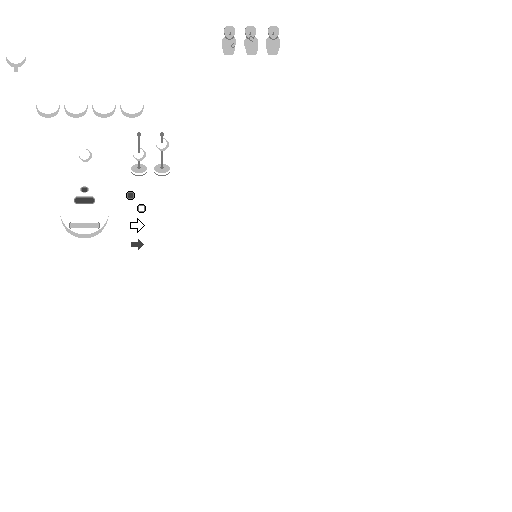
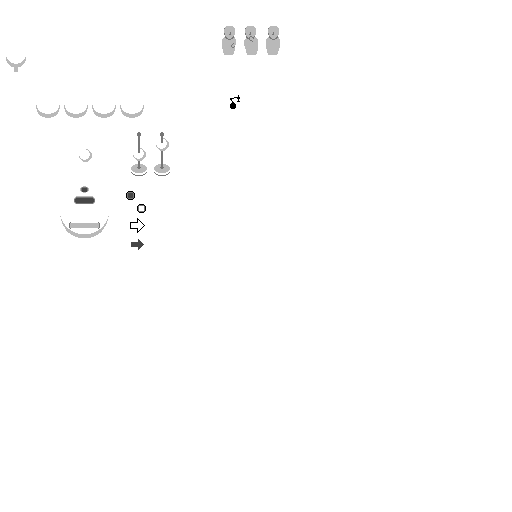
Before/after of a w=512, h=512 layered artwork. What changed in the layer stack:
painted on "Buttons" over [230, 95, 240, 109]
